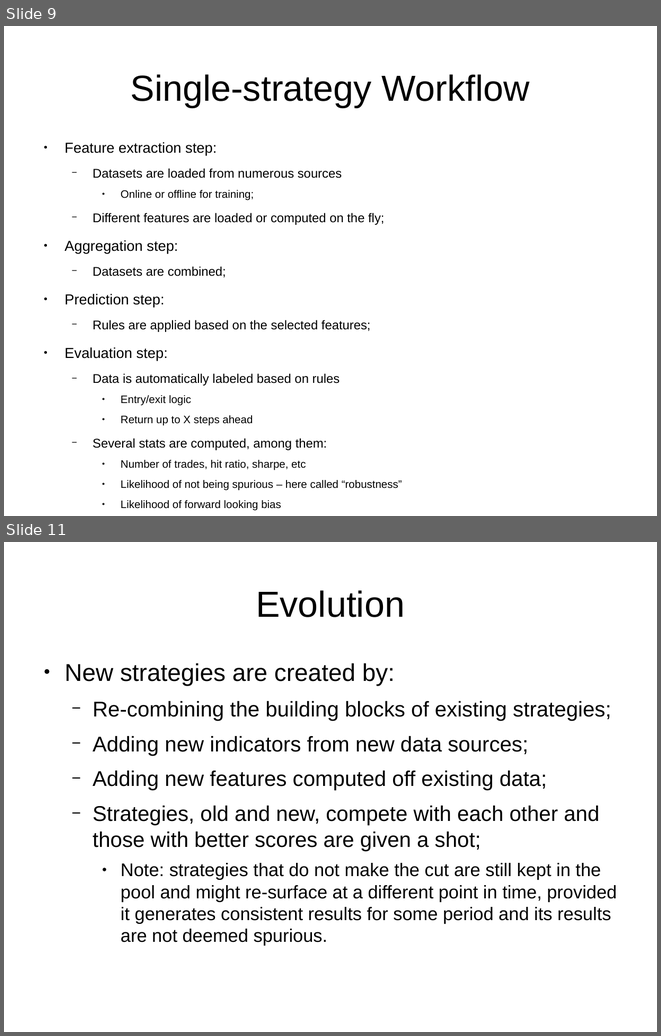
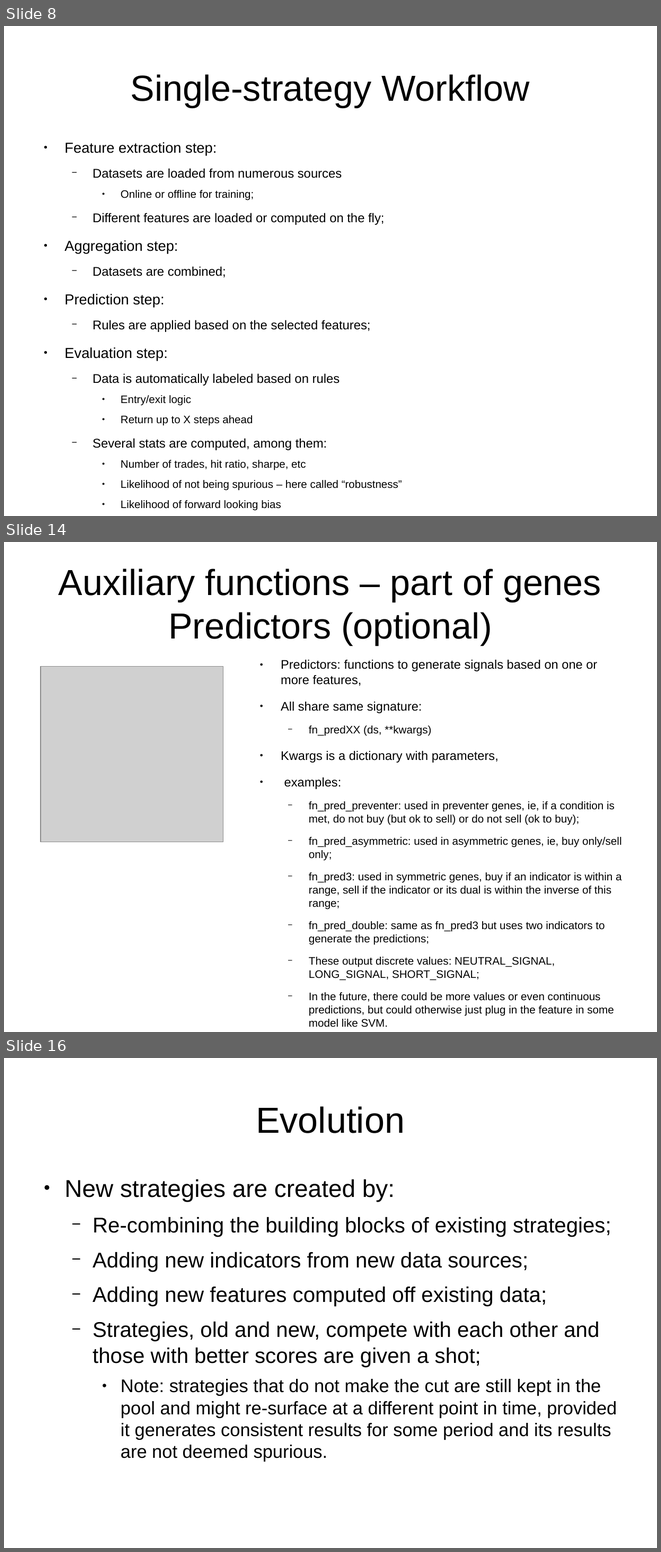
Before and after one commit to bolatroniks/Trading_v2, a slide deck: Alpha Evolution.odp. Shown one above the other, each under a label of ours: slides 9 and 11 before the commit, slides 8, 14 and 16 after it; the slides between them are not shown. The pictures are 661x1036 and 661x1552 pixels, drawn with LibreOffice and Linux fonts; fonts in the diff are those of the drawing; grey boxes stand for pictures. Boxes give left, top, right and bottom in pixels: in the first picture for what was removed or moved away, otherwise in the second. Text is boxed around its words. In the diff, an @@ line names an element or a change of style, - is before the commit and + after.

```diff
--- a/Alpha Evolution.odp
+++ b/Alpha Evolution.odp
@@ slide 14 added at (x1=4, y1=542, x2=657, y2=1032), background #FFFFFF @@
@@ title added at (x1=59, y1=568, x2=601, y2=645), 44 pt, text #000000 @@
+Auxiliary functions – part of genes
+Predictors (optional)
@@ picture added at (x1=41, y1=667, x2=223, y2=842) @@
@@ text added at (x1=281, y1=660, x2=622, y2=1027), 13.3 pt, text #000000 @@
+● Predictors: functions to generate signals based on one or more features,
+● All share same signature:
+  − fn_predXX (ds, **kwargs)
+● Kwargs is a dictionary with parameters,
+● examples:
+  − fn_pred_preventer: used in preventer genes, ie, if a condition is met, do not buy (but ok to sell) or do not sell (ok to buy);
+  − fn_pred_asymmetric: used in asymmetric genes, ie, buy only/sell only;
+  − fn_pred3: used in symmetric genes, buy if an indicator is within a range, sell if the indicator or its dual is within the inverse of this range;
+  − fn_pred_double: same as fn_pred3 but uses two indicators to generate the predictions;
+  − These output discrete values: NEUTRAL_SIGNAL, LONG_SIGNAL, SHORT_SIGNAL;
+  − In the future, there could be more values or even continuous predictions, but could otherwise just plug in the feature in some model like SVM.
@@ what was slide 9 is now slide 8 @@
@@ what was slide 11 is now slide 16 @@
```
Also in this commit, not shown: 5 slides changed, 7 other slides added, 2 slides removed, 5 other files.
